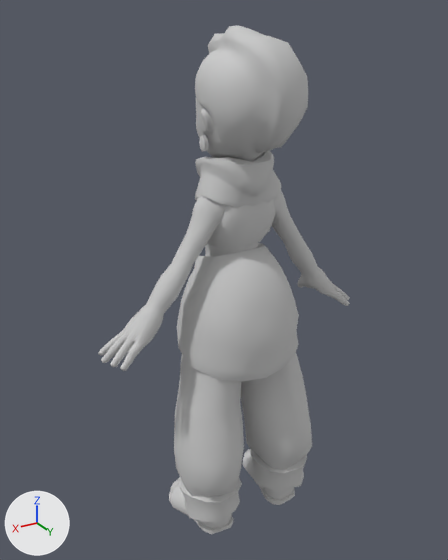
What one commit did to the FBX model Assets/Models/Charactors/Character.fbx.
Both versions are drawn from a camera (50 mm lens) standing at (0.925, 1.399, 1.561) and looking at (0.046, -0.067, 0.829). Lighting does not change. The marker at lower left points along +X, +Y and +Z. Mesh edges are drawn as thin lines on the coarser meshes. Where no turn or scale is listed for an object, it has been applied to the vertices.

Objects in the first picture: 'character_Dummy'.
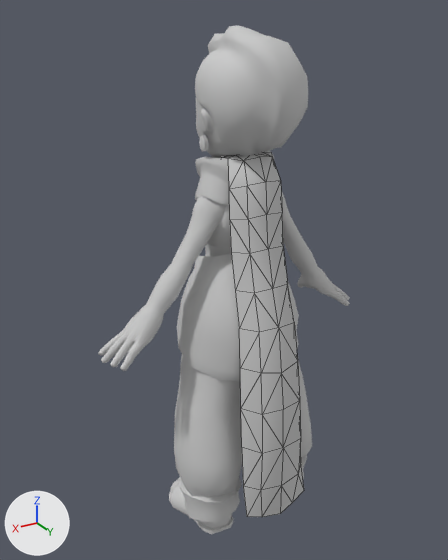
Pixel boxes [x1, y1, x2, y2] of what changed, in the pictures (448 x 560 px):
'Muffler01', added: after [221, 152, 304, 517]

The change, as a diff of the scene's bpy script:
```diff
--- a/Assets/Models/Charactors/Character.fbx.py
+++ b/Assets/Models/Charactors/Character.fbx.py
@@ me_mesh_001 @@
+me_mesh_001.from_pydata(...)  # 65 vertices, 96 faces; spans x -0.11..0.11, y -0.067..0.2, z 0.118..1.215
+me_mesh_001.materials.append(mat_00_default)  # light grey #cacaca
@@ ob_muffler01 @@
+ob_muffler01 = bpy.data.objects.new('Muffler01', me_mesh_001)
+ob_muffler01.location = (0.0, 0.0, 0.0)
```
